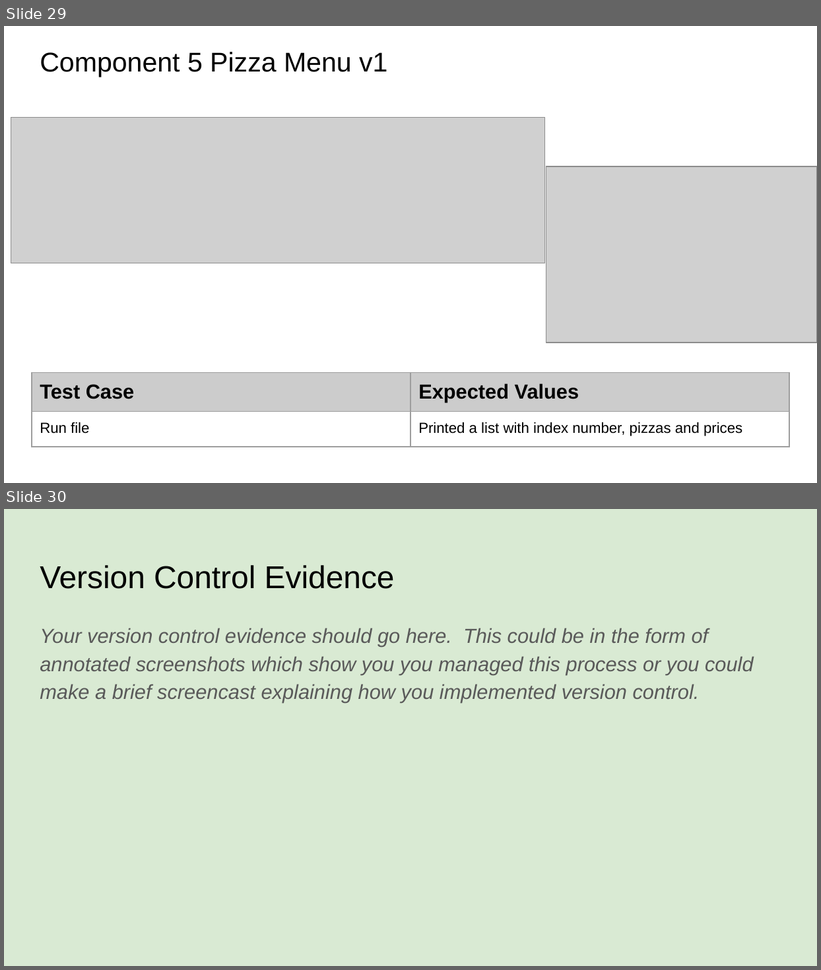
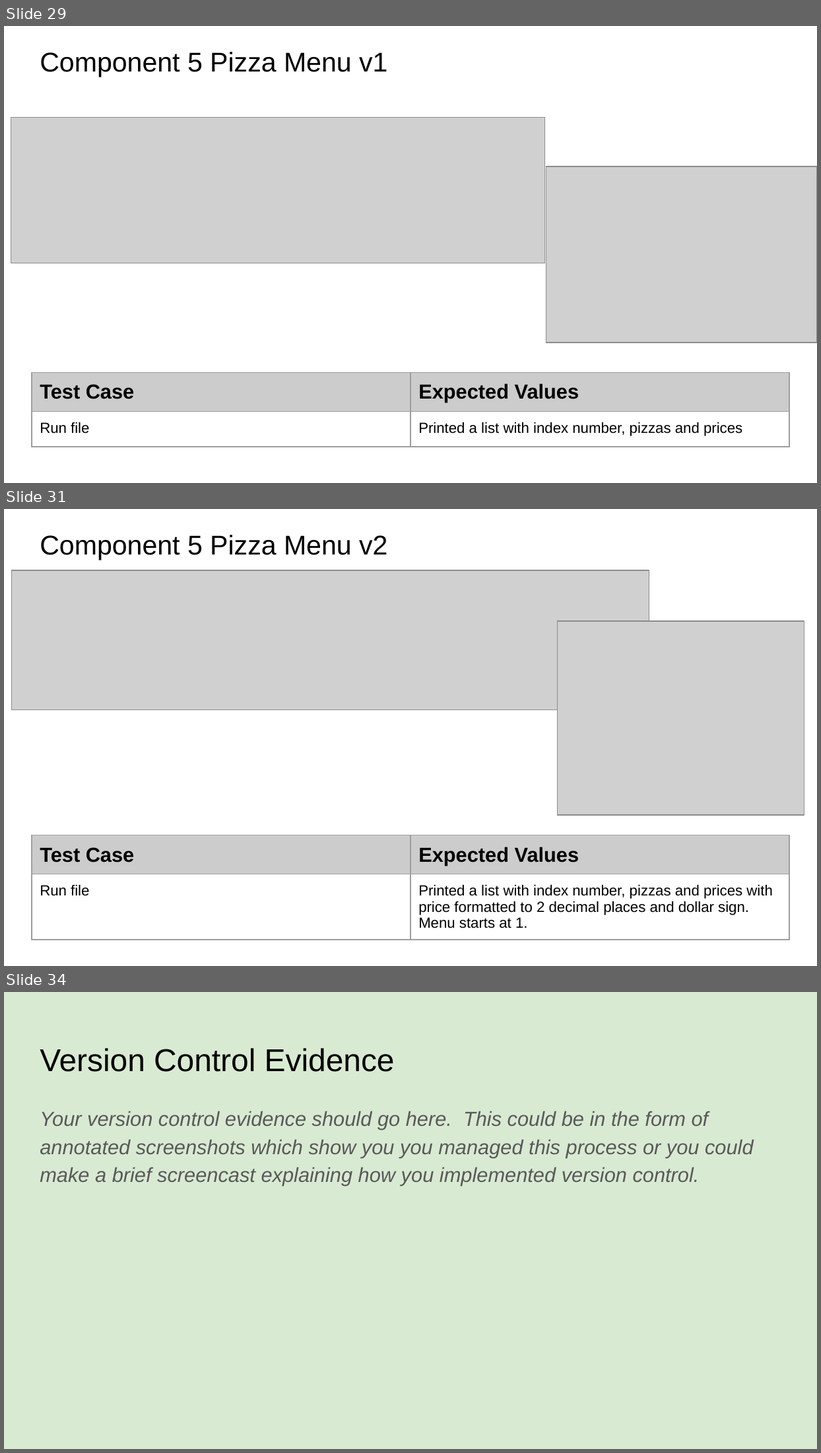
Before and after one commit to danettp/pizza_bot, a slide deck: 022_91893+_+91897+Documentation.pptx. Shown one above the other, each under a label of ours: slides 29 and 30 before the commit, slides 29, 31 and 34 after it; the slides between them are not shown. The pictures are 821x970 and 821x1453 pixels, drawn with LibreOffice and Linux fonts; fonts in the diff are those of the drawing; grey boxes stand for pictures. Boxes give left, top, right and bottom in pixels: in the first picture for what was removed or moved away, otherwise in the second. Text is boxed around its words. In the diff, an @@ line names an element or a change of style, - is before the commit and + after.

Commit message:
Formatted menu
Formatted and changed menu into a function - integrated into main app.

```diff
--- a/022_91893+_+91897+Documentation.pptx
+++ b/022_91893+_+91897+Documentation.pptx
@@ slide 31 added at [4, 509, 817, 966], background #FFFFFF @@
@@ title added at [40, 535, 387, 560], 24 pt, text #000000 @@
+Component 5 Pizza Menu v2
@@ picture added at [11, 570, 649, 710] @@
@@ picture added at [558, 621, 804, 815] @@
@@ table added at [32, 836, 789, 946], 2 rows, 2 columns @@
+Test Case | Expected Values
+Run file | Printed a list with index number, pizzas and prices with price formatted to 2 decimal places and dollar sign. Menu starts at 1.
@@ what was slide 30 is now slide 34 @@
```
Also in this commit, not shown: 3 other slides added, 2 other files.
